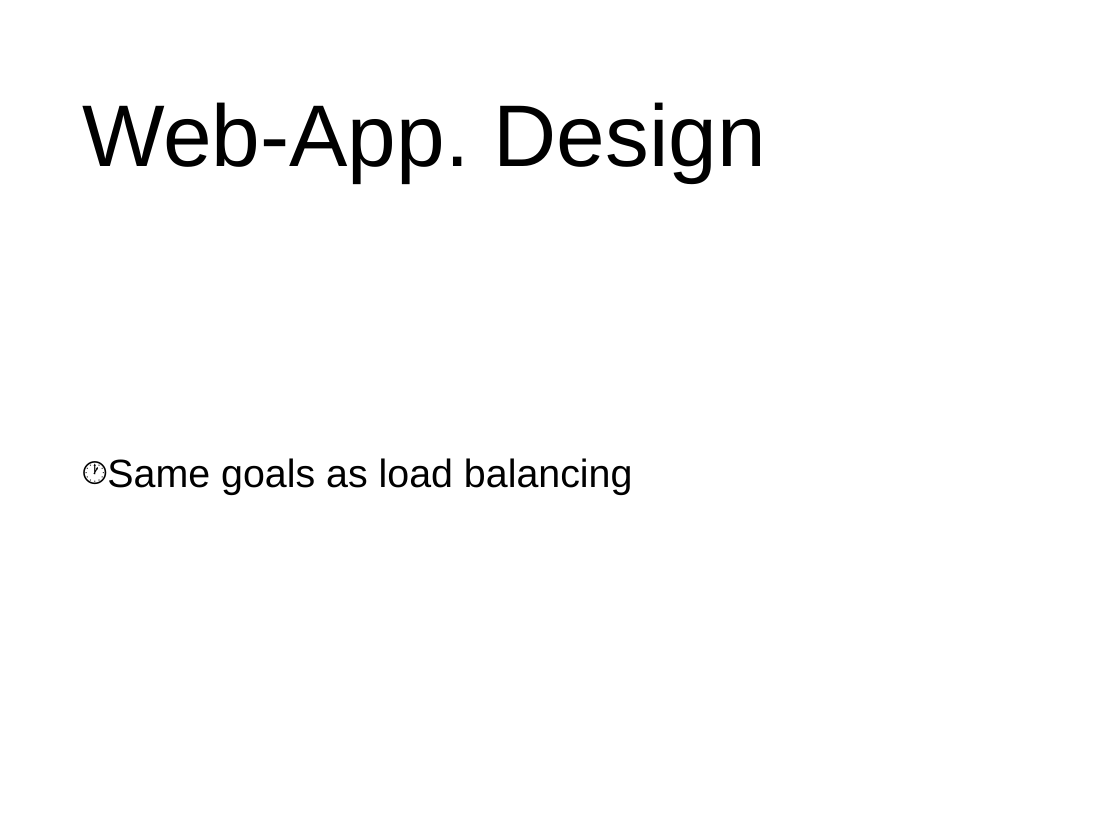
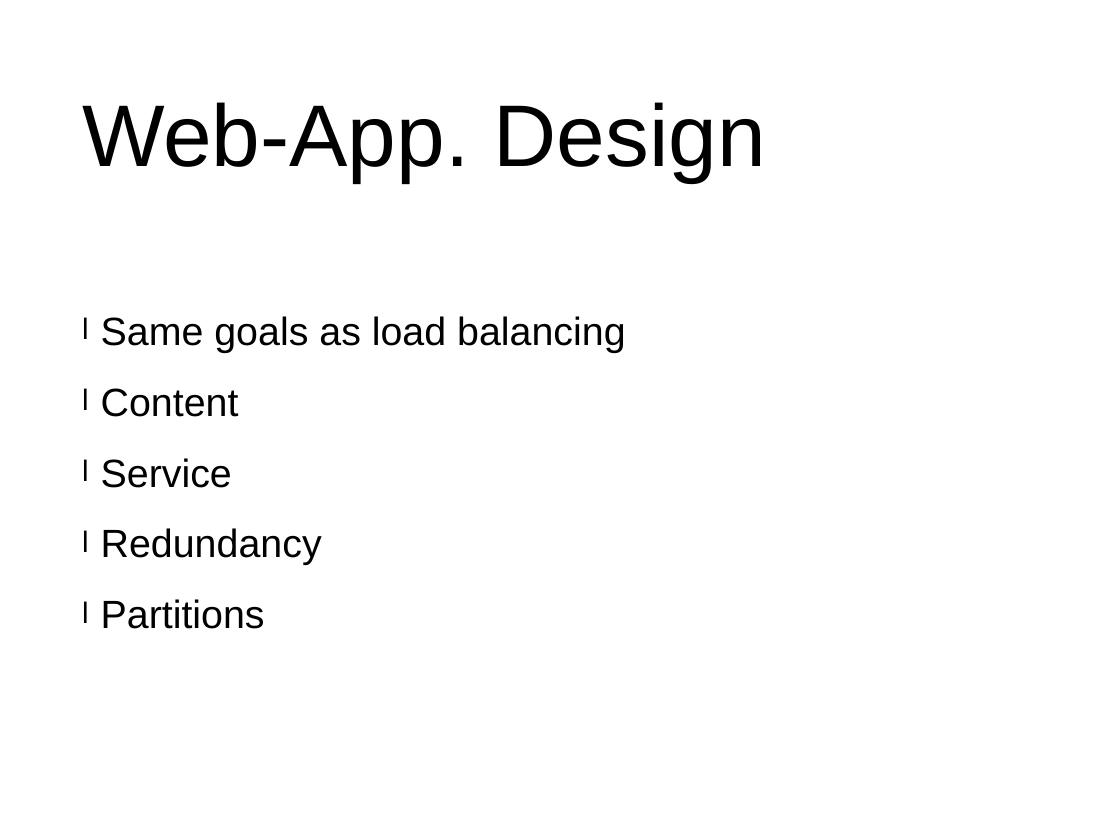
Before and after one commit to mhaidn-tgm/LoadBalancing, a slide deck: slide 8 of präsi.pptx. Drawn at 1120x840 pixels with LibreOffice and Linux fonts; fonts in the diff are those of the drawing. Boxes give left, top, right and bottom in pixels: in the first picture for what was removed or moved away, otherwise in the second. Text is boxed around its words. In the diff, an @@ line names an element or a change of style, - is before the commit and + after.

```diff
--- a/präsi.pptx
+++ b/präsi.pptx
@@ text at box(101, 316, 626, 353): bullet 🕐 to l @@
@@ text at box(101, 388, 322, 629): paragraphs added @@
+l Content
+l Service
+l Redundancy
+l Partitions
```
Also in this commit, not shown: 7 other slides changed, 6 slides added, 3 other files.
